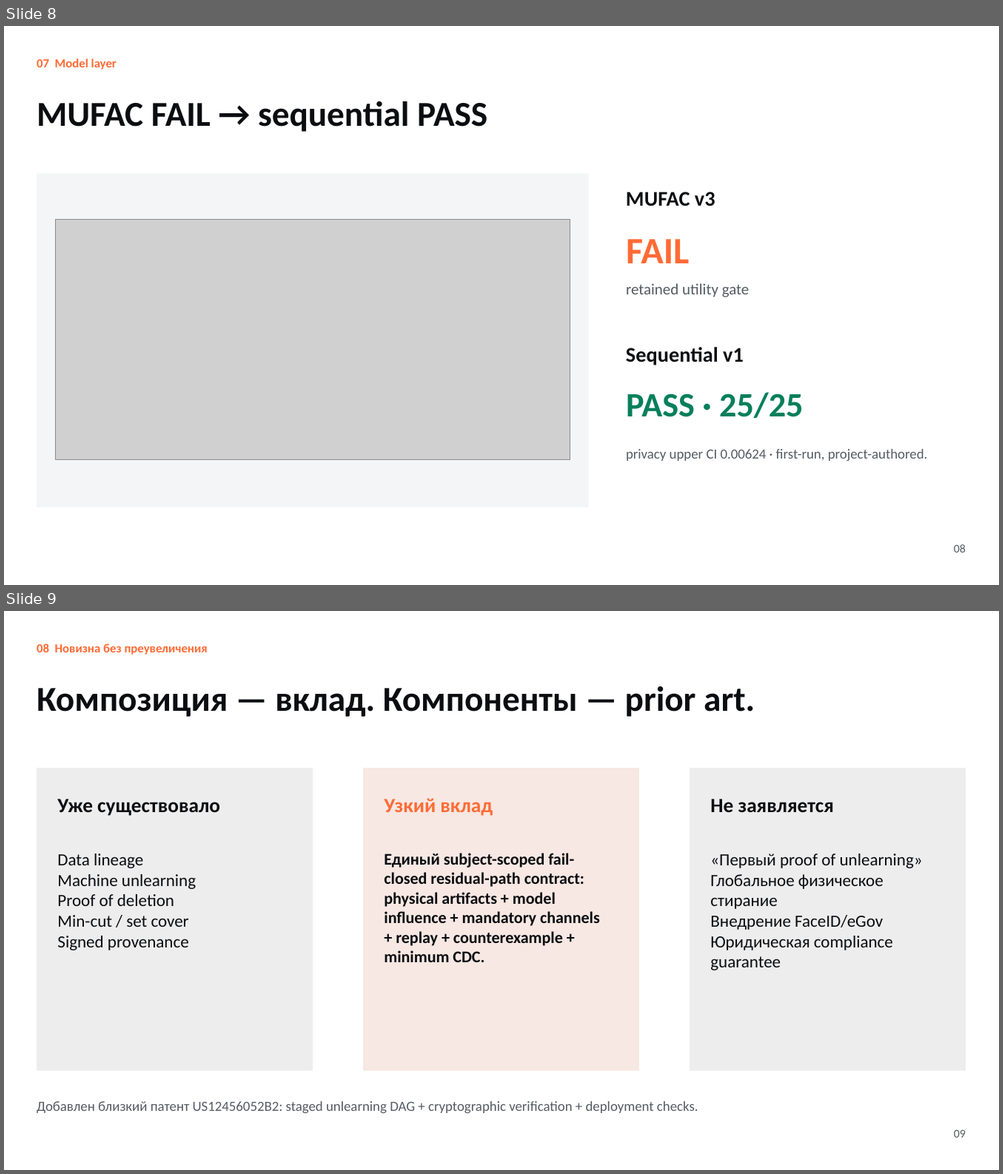
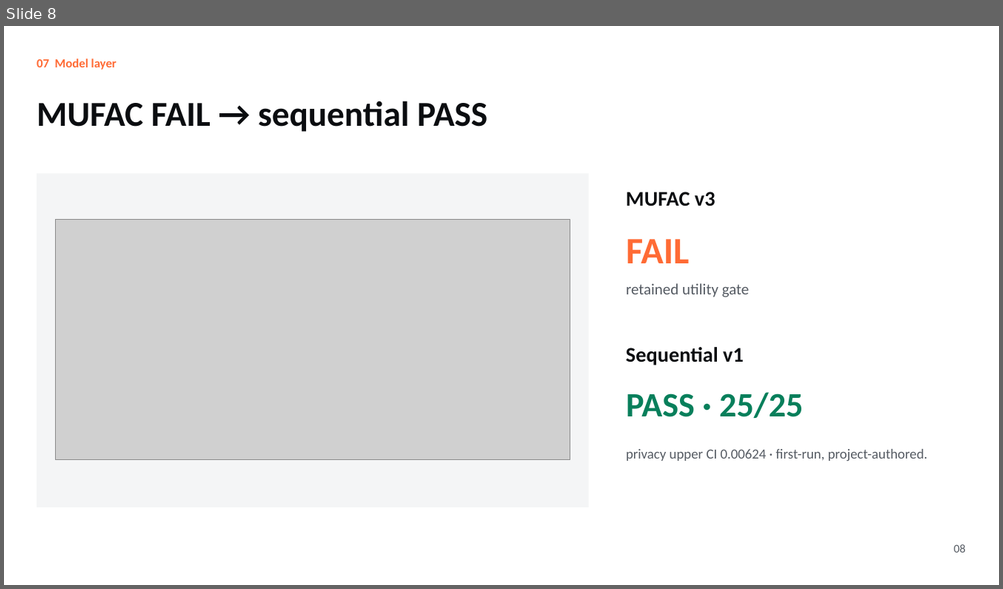
Before and after one commit to nazkari86-lab/erasemap, a slide deck: competition/EraSeMap_RKNP_ISEF_RU.pptx. Shown one above the other, each under a label of ours: slides 8 and 9 before the commit, slide 8 after it. The pictures are 1003x1174 and 1003x589 pixels, drawn with LibreOffice and Linux fonts; fonts in the diff are those of the drawing; grey boxes stand for pictures. Boxes give left, top, right and bottom in pixels: in the first picture for what was removed or moved away, otherwise in the second. Text is boxed around its words. In the diff, an @@ line names an element or a change of style, - is before the commit and + after.

```diff
--- a/competition/EraSeMap_RKNP_ISEF_RU.pptx
+++ b/competition/EraSeMap_RKNP_ISEF_RU.pptx
@@ slide 9 removed at (4, 611, 999, 1170), background #FFFFFF @@
@@ text removed at (37, 644, 208, 655) @@
-08 Новизна без преувеличения
@@ text removed at (37, 686, 754, 717) @@
-Композиция — вклад. Компоненты — prior art.
@@ rectangle removed at (37, 768, 313, 1071) @@
@@ rectangle removed at (363, 768, 639, 1071) @@
@@ rectangle removed at (690, 768, 966, 1071) @@
@@ text removed at (57, 799, 220, 816) @@
-Уже существовало
@@ text removed at (384, 798, 492, 816) @@
-Узкий вклад
@@ text removed at (710, 799, 834, 812) @@
-Не заявляется
@@ text removed at (57, 854, 196, 951) @@
-Data lineage
-Machine unlearning
-Proof of deletion
-Min-cut / set cover
-Signed provenance
@@ text removed at (384, 853, 600, 963) @@
-Единый subject-scoped fail-closed residual-path contract: physical artifacts + model influence + mandatory channels + replay + counterexample + minimum CDC.
@@ text removed at (710, 854, 922, 971) @@
-«Первый proof of unlearning»
-Глобальное физическое стирание
-Внедрение FaceID/eGov
-Юридическая compliance guarantee
@@ text removed at (37, 1102, 698, 1113) @@
-Добавлен близкий патент US12456052B2: staged unlearning DAG + cryptographic verification + deployment checks.
@@ text removed at (953, 1130, 965, 1138) @@
-09
```
Also in this commit, not shown: 2 slides changed, 3 slides added, 11 other files.
